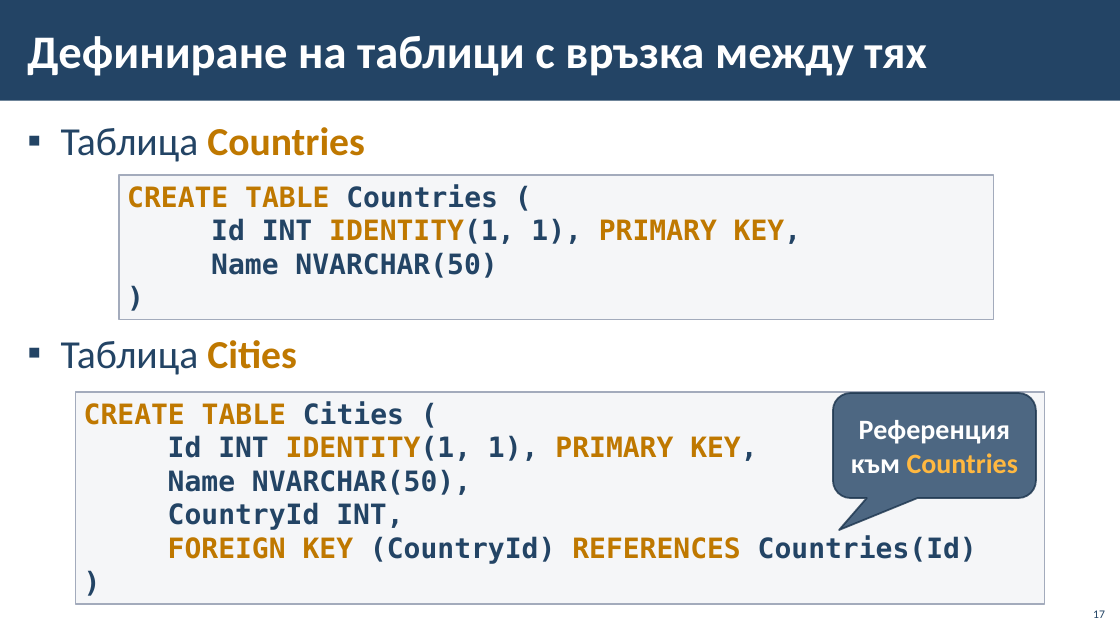
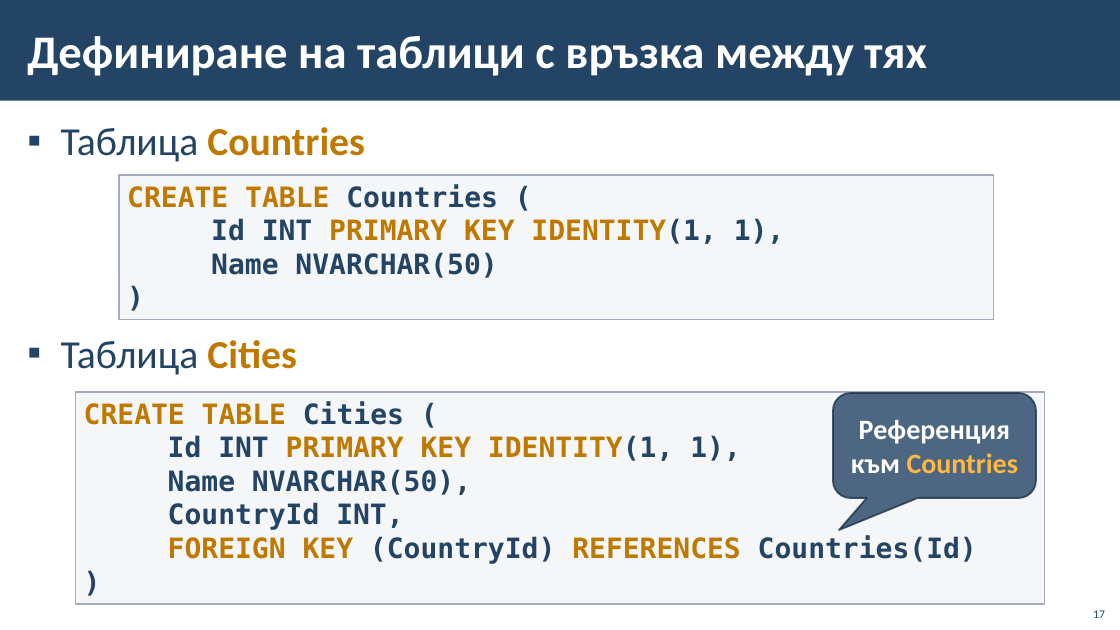
Before and after one commit to BG-IT-Edu/School-Programming, a slide deck: slide 17 of Courses/Software-Sciences/Module-3-Databases-New/07-Modeling-Databases/06-Modeling-Databases.pptx. Drawn at 1120x630 pixels with LibreOffice and Linux fonts; fonts in the diff are those of the drawing; background and template pictures are left out. Boxes give left, top, right and bottom in pixels: in the first picture for what was removed or moved away, otherwise in the second. Text is boxed around its words. In the diff, an @@ line names an element or a change of style, - is before the commit and + after.

```diff
--- a/Courses/Software-Sciences/Module-3-Databases-New/07-Modeling-Databases/06-Modeling-Databases.pptx
+++ b/Courses/Software-Sciences/Module-3-Databases-New/07-Modeling-Databases/06-Modeling-Databases.pptx
@@ text in rectangle at (211, 218, 785, 244): text changed @@
-Id INT IDENTITY(1, 1), PRIMARY KEY,
+Id INT PRIMARY KEY IDENTITY(1, 1),
@@ text in rectangle at (168, 435, 741, 461): text changed @@
-Id INT IDENTITY(1, 1), PRIMARY KEY,
+Id INT PRIMARY KEY IDENTITY(1, 1),
```
Also in this commit, not shown: 4 other slides changed.
